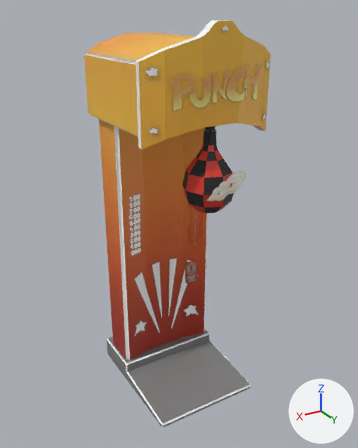
What one commit did to the FBX model Assets/Meshes/AMUSEMENT PARK/SM_BoxeSimulator_001.fbx.
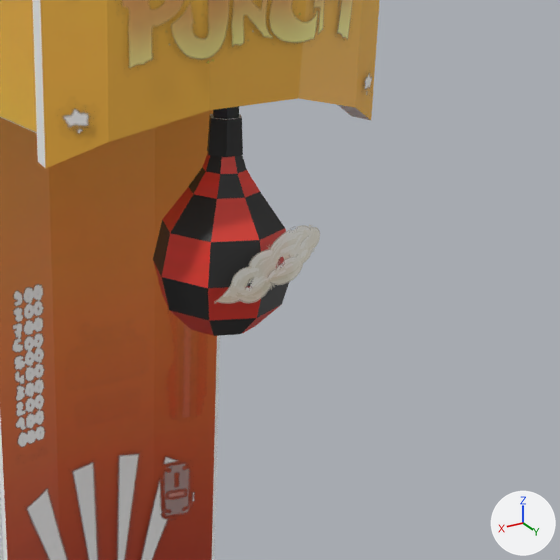
The first picture shows the older version from a camera (50 mm lens) standing at (0.442, 0.749, 0.717) and looking at (-0.001, 0.012, 0.349). The close-ups show the older and then the newer version on the part from 35% to 94% of the width and 19% to 67% of the height of that picture. Only the edits that show in the close-ups are written down. Every picture has the same lights, and +X, +Y and +Z are marked at lower right. Where no turn or scale is listed for an object, it has been applied to the vertices. Vertices at exactly the same position are counted once.

Script lines for the objects in view, before the commit:
```python
mat_m_knifepainting_001 = principled_material('M_KnifePainting_001')
mat_m_knifepainting_001.texture = img_t_knifepainting_allcolor_001_jpg
me_mesh = bpy.data.meshes.new('Mesh')
me_mesh.from_pydata(...)  # 301 vertices, 235 faces; spans x -0.119..0.119, y -0.133..0.152, z 0.0..0.705
# faces by material slot: [16, 123, 78, 18]
me_mesh.materials.append(mat_m_stickers_001)
me_mesh.materials.append(mat_m_knifepainting_001)  # picture img_t_knifepainting_allcolor_001_jpg
me_mesh.materials.append(mat_m_flute_s)  # its picture is missing
me_mesh.materials.append(mat_m_flute_m)  # its picture is missing
me_mesh_001 = bpy.data.meshes.new('Mesh.001')
me_mesh_001.from_pydata(...)  # 4 vertices, 1 face; spans x -0.0453..0.0385, y 0.1521, z 0.4217..0.5055
me_mesh_001.materials.append(mat_lambert4)
ob_sm_boxesimulator_001 = bpy.data.objects.new('SM_BoxeSimulator_001', me_mesh)
ob_sm_boxesimulator_001.location = (0.0, 0.0, 0.0)
ob_test = bpy.data.objects.new('Test', me_mesh_001)
ob_test.location = (0.0, 0.0, 0.0)
```
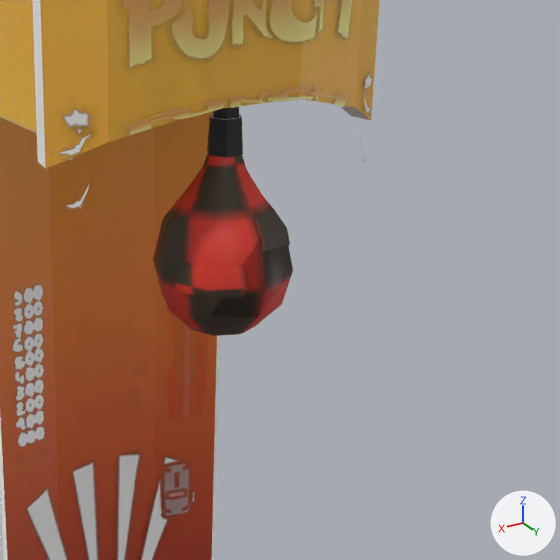
What the commit changed:
Picture 'T_KnifePainting_AllColor_001.png' (img_t_knifepainting_allcolor_001_png) is new.
Material 'M_KnifePainting_001' (mat_m_knifepainting_001) changes its picture from img_t_knifepainting_allcolor_001_jpg to img_t_knifepainting_allcolor_001_png.
me_mesh is used by ob_sm_boxesimulator_001; location (0.0, 0.0, 0.0).
me_mesh had 301 vertices, 235 faces and spanned x -0.119..0.119, y -0.133..0.152, z 0.0..0.705.
me_mesh now has 429 vertices, 293 faces and spans x -0.119..0.119, y -0.133..0.152, z 0.0..0.705.
Part 1, on me_mesh:
6 faces are deleted.
95 vertices are added at x -0.119..0.119, y -0.044..0.151, z 0.236..0.572.
17 new faces join them, mat_m_knifepainting_001 (picture img_t_knifepainting_allcolor_001_png).
34 new faces join them, mat_m_stickers_001.
me_mesh part 2: 53 kept faces spanning x -0.045..0.045, y 0.063..0.152, z 0.406..0.524 get new texture (UV) coordinates.
Other edits to the shape of me_mesh do not show in these pictures.
Object 'Test' (ob_test) is deleted.

Pixel boxes [x1, y1, x2, y2] of what changed, in the close-ups (560 x 560 px):
'SM_BoxeSimulator_001', surface changed, reshaped
    both: [0, 0, 379, 560]
'Test', deleted
    before: [214, 224, 320, 304]
part 1 of me_mesh, reshaped
    before: [13, 192, 285, 447]
    after: [13, 86, 371, 466]
part 2 of me_mesh, surface changed
    both: [153, 153, 289, 336]
